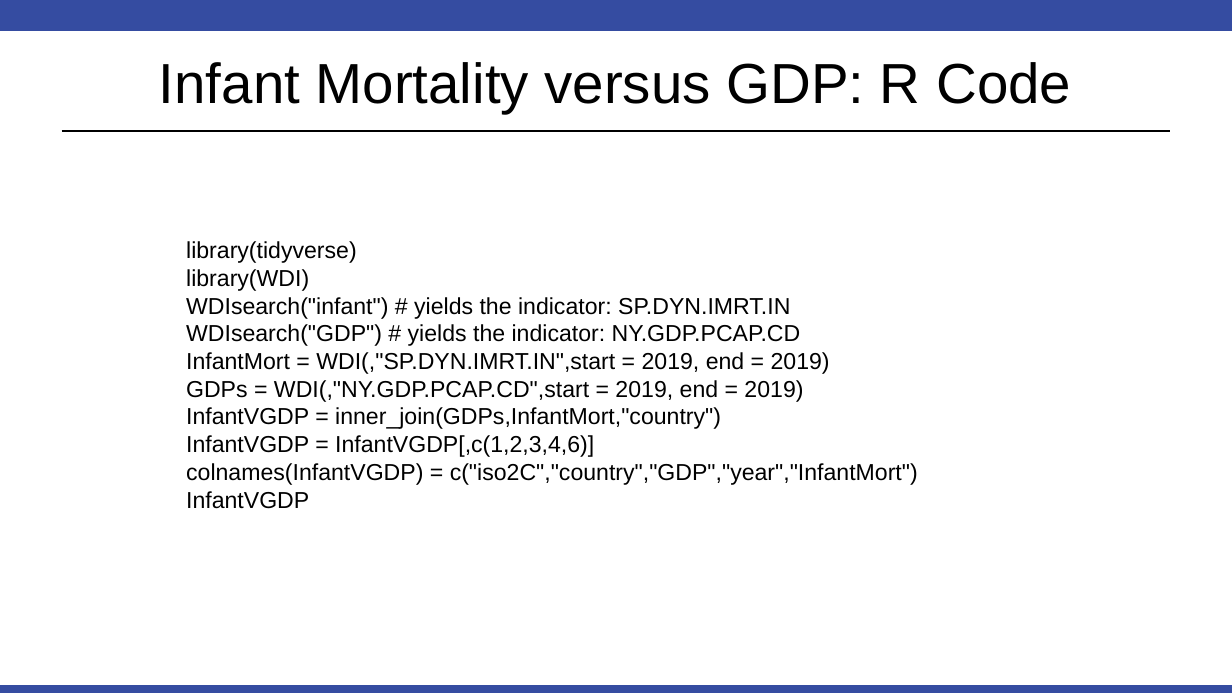
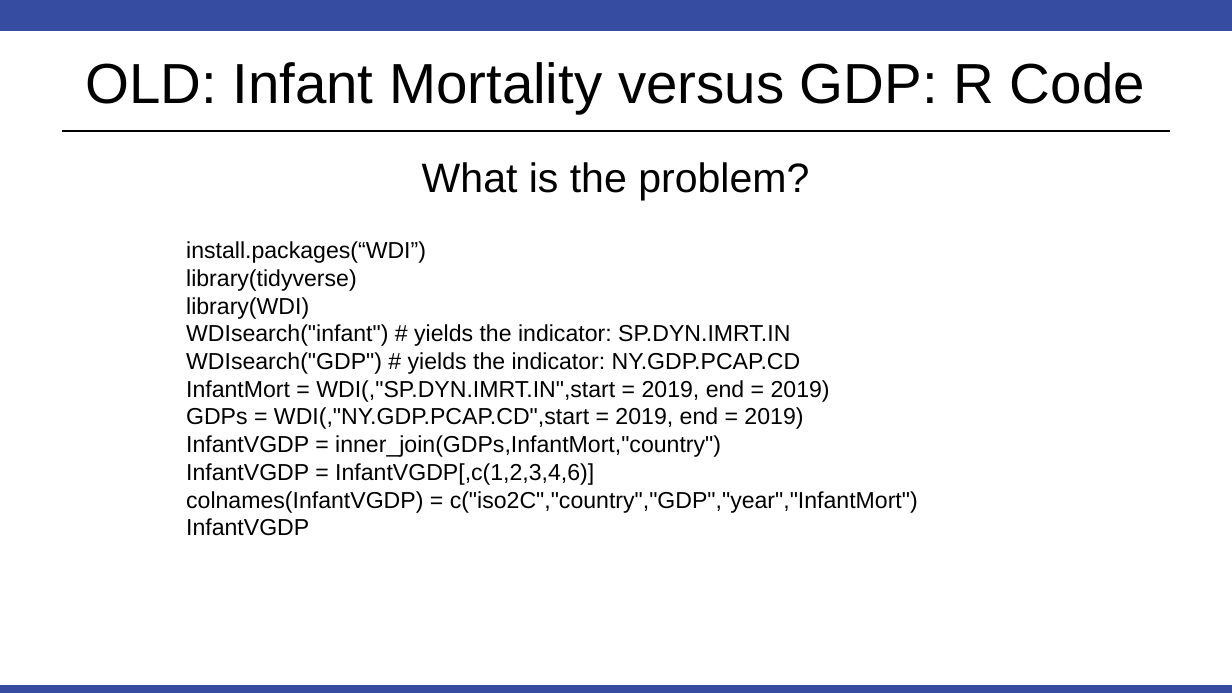
Before and after one commit to BivinSadler/MSDS_6371_Stat_Foundations, a slide deck: slide 12 of Unit 11/FLS/FLS ASSIGNMENT UNIT 11 Ver 3.pptx. Drawn at 1232x693 pixels with LibreOffice and Linux fonts; fonts in the diff are those of the drawing. Boxes give left, top, right and bottom in pixels: in the first picture for what was removed or moved away, otherwise in the second. Text is boxed around its words. In the diff, an @@ line names an element or a change of style, - is before the commit and + after.

```diff
--- a/Unit 11/FLS/FLS ASSIGNMENT UNIT 11 Ver 3.pptx
+++ b/Unit 11/FLS/FLS ASSIGNMENT UNIT 11 Ver 3.pptx
@@ title at box(85, 62, 1145, 113): text changed @@
-Infant Mortality versus GDP: R Code
+OLD: Infant Mortality versus GDP: R Code
@@ text added at box(422, 162, 809, 200), 32 pt, text #000000 @@
+What is the problem?
@@ text at box(186, 241, 426, 263): paragraph added @@
+install.packages(“WDI”)
```
Also in this commit, not shown: 1 slide added.
